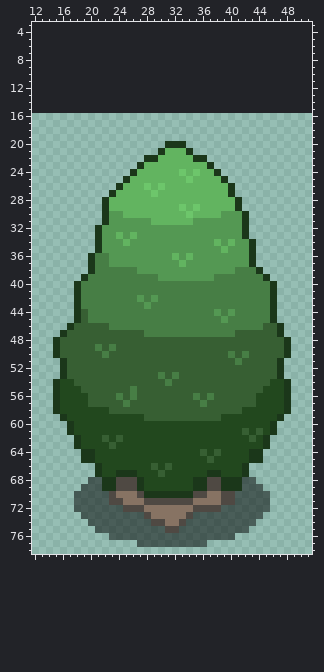
File history of a sprite sheet, Assets/_Project/Art/Exports/SPR Tree.png. This is how it looked before the edit.
The file is 64x64 pixels. Shown: x 12..51, y 3..78. The old version is drawn lined up with the new one, on the new canvas.
After:
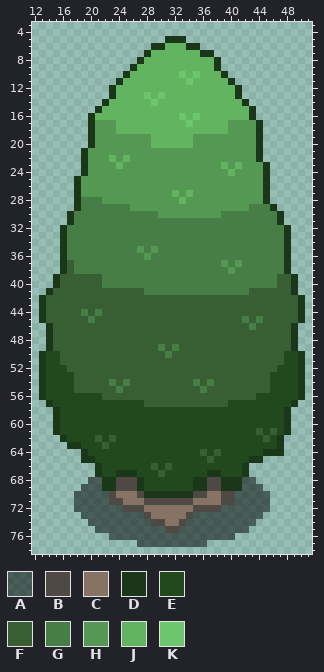
Palette (. is transparent): A #00000081  B #4f4943  C #877363  D #1b371a  E #22481e  F #375f33  G #477e45  H #549853  J #62b460  K #6dc66b
Difference:
canvas 64x64 -> 64x80, the old top-left corner now at 0,16
Changed rows in their new state; - is an unchanged pixel.
first column x 13:
 5 ------------------DDD-----------------
 6 ----------------DDJJJDD---------------
 7 ---------------DJJJJJJJDD-------------
 8 --------------DJJJJJJJJJJD------------
 9 -------------DJJJJJJJJJJJD------------
10 ------------DJJJJJJJKJKJJJD-----------
11 -----------DJJJJJJJJJKJJJJJD----------
12 ----------DJJJJJJJJJJJJJJJJJD---------
13 ----------DJJJJKJKJJJJJJJJJJD---------
14 ---------DJJJJJJKJJJJJJJJJJJJD--------
15 --------DJJJJJJJJJJJJJJJJJJJJJD-------
16 -------DJJJJJJJJJJJJKJKJJJJJJJD-------
17 -------DHHHJJJJJJJJJJKJJJJJHHHHD------
18 -------DHHHJJJJJJJJJJJJJJJJHHHHD------
19 -------DHHHHHHHHJJJJJJHHHHHHHHHD------
20 -------DHHHHHHHHJJJJJJHHHHHHHHHD------
21 ------DHHHHHHHHHHHHHHHHHHHHHHHHD------
22 ------DHHHJHJHHHHHHHHHHHHHHHHHHD------
23 ------DHHHHJHHHHHHHHHHHHHHJHJHHHD-----
24 ------DHHHHHHHHHHHHHHHHHHHHJHHHHD-----
25 -----DHHHHHHHHHHHHHHHHHHHHHHHHHHD-----
26 -----DHHHHHHHHHHHHHHHHHHHHHHHHHHD-----
27 -----DHHHHHHHHHHHHH-H-HHHHHHHHHHD-----
28 -----DGGGHHHHHHHHHHH-HHHHHHHHHHHD-----
29 -----DGGGGGGGHHHHHHHHHHHHHHHHHGGGD----
30 ----DGGGGGGGGGGGGHHHHHHHHHGGGGGGGGD---
31 ----DGGGGGGGGGGGGGGGGGGGGGGGGGGGGGD---
32 ---DGGGGGGGGGGGGGGGGGGGGGGGGGGGGGGGD--
33 ---DGGGGGGGGGGGGGGGGGGGGGGGGGGGGGGGD--
34 ---DGGGGGGGGGGGGGGGGGGGGGGGGGGGGGGGD--
35 ---DGGGGGGGGGG-G-GGGGGGGGGGGGGGGGGGD--
36 ---DGGGG--GGGGG-GGGGGGGGGGGGGGGGGGGD--
37 ---DFGGG--GGGGGGGGGGGGGGGG-G-GGGGGGD--
38 ---DFGGG------GGGGGGGGGGGGG----GGGGD--
39 --DFFFFFF--------GGGGGGGG-------GGFFD-
40 --DFFFFFF------------------------GFFD-
41 -DFFFFFFFFFFFFF---------------FFFFFFD-
42 DFFFFFFFFFFFFFFFFFFFFFFFFFFFFFFFFFFFFD
43 DFFFFFFFFFFFFFFFFFFFFFFFFFFFFFFFFFFFFD
44 DFFFFFGF-FFFFFFFFFFFFFFFFFFFFFFFFFFFFD
45 DFFFFF--FFFFFFFFFFFFFFFFFFFFF-F-FFFFFD
46 -DFFF-----FFFFFFFFFFFFFFFFFFFF-F--FFD-
47 -DFF-----------FFFFFFFFFFFFF------FFD-
48 -DF--------------------------------FD-
49 -DF-----F-F------G-G---------------FD-
50 DEE------F--------G--------F-F-----EED
51 DEEF------------------------F-----FEED
52 DEEE------------------------------EEED
53 DEEEE------------F-F-------------EEEED
54 DEE-------G-G-----F---G-G----------EED
55 DEE--F-----G-F---------G--------F--EED
56 DEE----EE--F-F--------F-F----------EED
57 -DE----EEEEEEEE--------F---EEEE----ED-
58 ----------EEEEEEEEEEEEEEEEEEE---------
59 --DE-----------EEEEEEEEEEE--------ED--
60 --DEE----------------------------EED--
61 --DEE------------------------E---FED--
62 ---DEE--FEFE------------------E-FED---
63 ----D----FE---------------------EED---
64 -------E----------------------EEDDD---
Where, in picture pixels (left, top, right, bottom), the same in both pictures:
changed: (39, 36, 305, 456)
